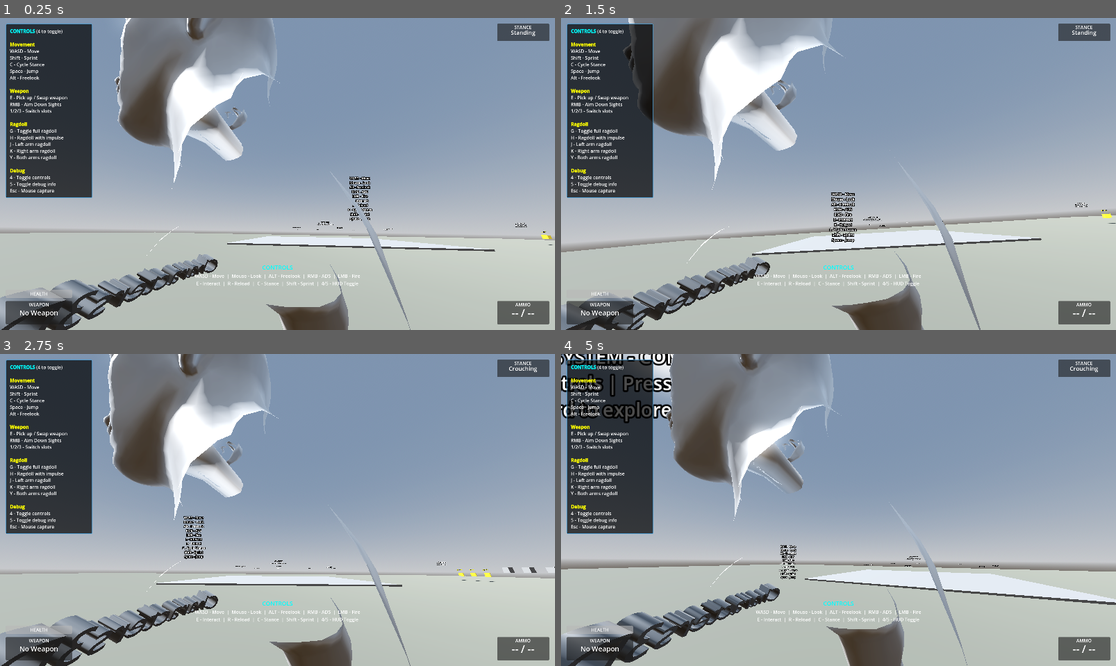
Above: before the commit, frames 1-4 (two rows, left to right).
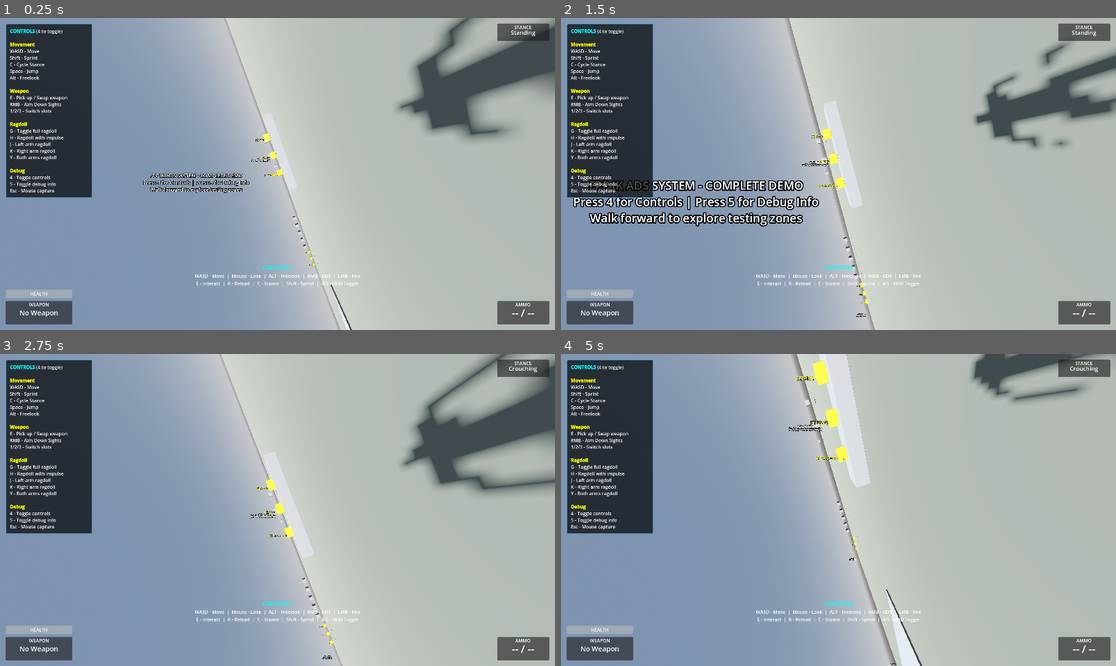
Above: after the commit, the same moments.

Repository: lmf-git/fpp-ik-ads
Game: Godot game, scene res://scenes/enhanced_demo.tscn
Same seed, same stepped clock (60 frames per second), same inputs: the game is played once before the commit and once after it.
Inputs (mouse positions are in pixels of both pictures, inside the frame that each line leads up to):
- Up to frame 1 (0.25 s): no input
- Up to frame 2 (1.5 s): tap Enter (ui_accept) at 0.5 s; move the mouse to (866, 174) at 0.52 s; hold W (move_forward) from 0.53 s (still down); tap E (interact) at 0.6 s; click (866, 174) at 0.67 s; tap Space (jump) at 0.77 s; move the mouse to (810, 174) at 1.27 s; right-click (810, 174) at 1.35 s
- Up to frame 3 (2.75 s): keep holding W (move_forward); tap Space (jump) at 1.52 s; tap E (interact) at 1.55, 2.3 s; move the mouse to (288, 503) at 2.02 s; tap C (crouch) at 2.1 s
- Up to frame 4 (5 s): keep holding W (move_forward); move the mouse to (832, 516) at 2.77 s; click (832, 516) at 2.85 s; tap Space (jump) at 3.02, 3.77, 4.52 s; tap E (interact) at 3.05, 3.8, 4.35 s; move the mouse to (877, 513) at 3.52 s; hold Alt (freelook) 3.53-4.28 s; move the mouse to (794, 506) at 4.27 s

The runs differ from the first frame. In frame 1, 63% of the frame differs, in the area x 0-100%, y 0-100%; in frame 2, 61%; in frame 3, 63%; in frame 4, 66%.

Commit message:
Fix camera orientation and add third-person ragdoll camera
FPS camera fix:
- Rotated camera -90° on Y axis to look straight ahead
- Transform: (-e,0,-1, 0,1,0, 1,0,-e, 0,0,0.15)
- Camera now looks forward from head, not at side of head
- Position: (0, 0, 0.15) - slightly forward from head center

Third-person ragdoll camera:
- Added ThirdPersonCamera node to character scene
- Camera positioned behind and above (0, 3, 5)
- Automatically switches during ragdoll mode:
  * Ragdoll active: third-person view looking down at character
  * Ragdoll inactive: first-person view from head
- Camera follows character during ragdoll physics
- Smooth transition between camera modes

Camera switching logic:
- _update_camera_mode() called every frame
- Checks ragdoll.is_ragdoll_active state
- Sets camera.current = false/true to switch active camera
- Third-person camera uses look_at() for dynamic positioning

This gives a better view of the character during ragdoll physics
while maintaining first-person view for normal gameplay.

Diff:
--- a/scenes/character_skeleton_player.tscn
+++ b/scenes/character_skeleton_player.tscn
@@ -13,7 +13,7 @@
 radius = 0.3
 height = 1.8
 
-[node name="CharacterSkeletonPlayer" type="CharacterBody3D" node_paths=PackedStringArray("skeleton", "right_hand_ik", "left_hand_ik", "camera", "interaction_ray", "ragdoll", "animation_player")]
+[node name="CharacterSkeletonPlayer" type="CharacterBody3D" node_paths=PackedStringArray("skeleton", "right_hand_ik", "left_hand_ik", "camera", "third_person_camera", "interaction_ray", "ragdoll", "animation_player")]
 physics_material_override = SubResource("PhysicsMaterial_character")
 script = ExtResource("2")
 floor_stop_on_slope = true
@@ -22,6 +22,7 @@
 right_hand_ik = NodePath("CharacterModel/RootNode/Skeleton3D/RightHandIK")
 left_hand_ik = NodePath("CharacterModel/RootNode/Skeleton3D/LeftHandIK")
 camera = NodePath("CharacterModel/RootNode/Skeleton3D/HeadAttachment/Camera3D")
+third_person_camera = NodePath("ThirdPersonCamera")
 interaction_ray = NodePath("CharacterModel/RootNode/Skeleton3D/HeadAttachment/Camera3D/InteractionRay")
 ragdoll = NodePath("RagdollController")
 animation_player = NodePath("CharacterModel/AnimationPlayer")
@@ -39,12 +40,16 @@
 bone_idx = 7
 
 [node name="Camera3D" type="Camera3D" parent="CharacterModel/RootNode/Skeleton3D/HeadAttachment"]
-transform = Transform3D(1, 0, 0, 0, -4.37114e-08, 1, 0, -1, -4.37114e-08, 0, 0.1, 0)
+transform = Transform3D(-4.37114e-08, 0, -1, 0, 1, 0, 1, 0, -4.37114e-08, 0, 0, 0.15)
 
 [node name="InteractionRay" type="RayCast3D" parent="CharacterModel/RootNode/Skeleton3D/HeadAttachment/Camera3D"]
 target_position = Vector3(0, 0, -3)
 collision_mask = 3
 collide_with_areas = true
+
+[node name="ThirdPersonCamera" type="Camera3D" parent="."]
+transform = Transform3D(1, 0, 0, 0, 0.866025, 0.5, 0, -0.5, 0.866025, 0, 3, 5)
+current = false
 
 [node name="RightHandAttachment" type="BoneAttachment3D" parent="CharacterModel/RootNode/Skeleton3D"]
 bone_name = "characters3d.com___R_Hand"
--- a/scripts/skeleton_fpp_controller.gd
+++ b/scripts/skeleton_fpp_controller.gd
@@ -48,6 +48,7 @@
 # Camera nodes
 @export_group("References")
 @export var camera: Camera3D
+@export var third_person_camera: Camera3D
 @export var interaction_ray: RayCast3D
 @export var ragdoll: RagdollController
 @export var animation_player: AnimationPlayer
@@ -244,6 +245,9 @@
 
 	move_and_slide()
 
+	# Update camera mode based on ragdoll state
+	_update_camera_mode()
+
 	# Update systems
 	_update_body_rotation(delta)
 	_update_camera_and_head(delta)
@@ -627,6 +631,25 @@
 		ragdoll.disable_partial_ragdoll("left_arm")
 		ragdoll.disable_partial_ragdoll("right_arm")
 		print("Both arms ragdoll DISABLED")
+
+func _update_camera_mode():
+	"""Switch between first-person and third-person camera based on ragdoll state"""
+	if not camera or not third_person_camera or not ragdoll:
+		return
+
+	# Switch to third-person when ragdoll is active
+	if ragdoll.is_ragdoll_active:
+		if camera.current:
+			camera.current = false
+			third_person_camera.current = true
+			# Position third-person camera behind and above character
+			third_person_camera.global_position = global_position + Vector3(0, 3, 5)
+			third_person_camera.look_at(global_position + Vector3(0, 1, 0), Vector3.UP)
+	else:
+		# Switch back to first-person when ragdoll is disabled
+		if third_person_camera.current:
+			third_person_camera.current = false
+			camera.current = true
 
 func _check_interactions():
 	"""Check for nearby interactable objects and emit prompts"""
